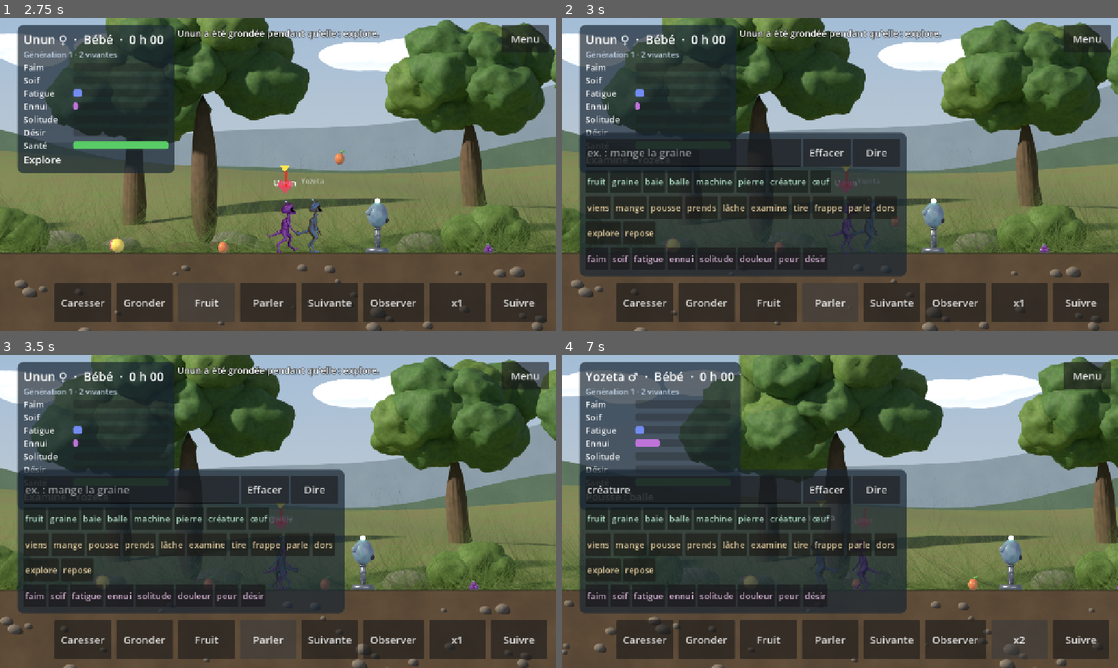
Above: before the commit, frames 1-4 (two rows, left to right).
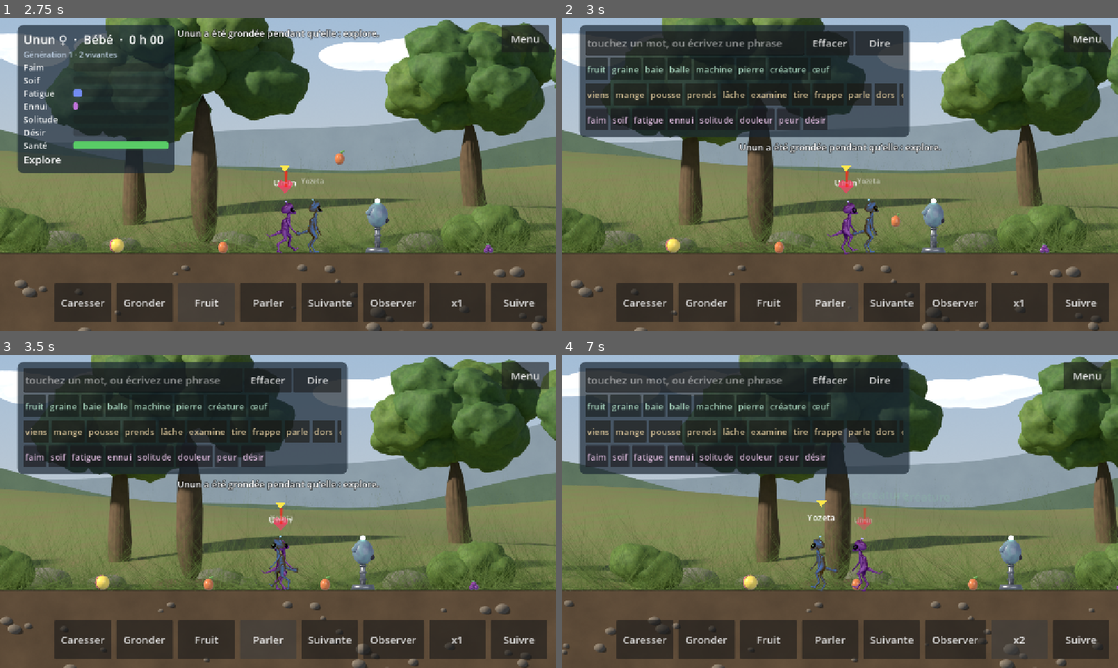
Above: after the commit, the same moments.

Repository: Ankool29/crealife
Game: Godot game, scene res://scenes/main.tscn
The game is run twice, just before and just after one commit, with the same random seed, the same clock (stepped at 60 frames per second) and the same inputs.
Inputs:
- Up to frame 1 (2.75 s): click "Caresser" at 0.5 s; click "Gronder" at 1.25 s; click "Fruit" at 2 s
- Up to frame 2 (3 s): click "Parler" at 2.75 s
- Up to frame 3 (3.5 s): no input
- Up to frame 4 (7 s): click "Effacer" at 3.5 s; click "Dire" at 4.25 s; click "créature" at 5 s; click "Suivante" at 5.75 s; click "x1" at 6.5 s

Frame 1 is identical in both runs. In frame 2, 37% of the frame differs, in the area x 3-69%, y 2-83%; in frame 3, 37%; in frame 4, 38%, in the area x 3-63%, y 2-83%.

Commit message:
Langage plus facile à enseigner : mots dits d'un toucher, montrer un objet, « + mot » quand elle apprend, bandeau compact
Co-Authored-By: Claude Opus 5.5 <noreply@anthropic.com>
Claude-Session: https://claude.ai/code/session_01MAppfGnRnr8qw2kENJWVLu

Diff:
--- a/src/main.gd
+++ b/src/main.gd
@@ -182,6 +182,14 @@
 		if d < 110.0 * v.creature.body_size() and d < best_d:
 			best_d = d
 			best = v
+	# Panneau « Parler » ouvert : toucher un objet ou une autre créature la lui montre
+	if hud.speech_open() and _selected():
+		var thing := _thing_at(world_pos, best)
+		if thing != null:
+			_selected().show_thing(thing)
+			_event_text = _selected().last_event
+			_event_timer = 0.0
+			return
 	if best == null:
 		world.drop_food(world_pos.x)
 	elif best.creature.uid == _selected_uid:
@@ -189,6 +197,27 @@
 	else:
 		_selected_uid = best.creature.uid
 		_follow = true
+
+
+## Objet ou créature (autre que la sélectionnée) le plus proche du doigt.
+func _thing_at(world_pos: Vector2, _unused: CreatureView) -> Object:
+	var best: Object = null
+	var best_d := 90.0
+	for o in world.objects:
+		if o.holder != null:
+			continue
+		var d := world_pos.distance_to(Vector2(o.x, -o.h - 25.0))
+		if d < best_d:
+			best_d = d
+			best = o
+	for v in _views.values():
+		if v.creature.uid == _selected_uid or not v.creature.alive:
+			continue
+		var d: float = world_pos.distance_to(v.body_center()) * 1.3   # les objets, plus petits, passent avant
+		if d < best_d:
+			best_d = d
+			best = v.creature
+	return best
 
 
 # ---------------------------------------------------------- sauvegarde --
--- a/src/sim/brain/brain.gd
+++ b/src/sim/brain/brain.gd
@@ -151,6 +151,8 @@
 		var s := 0.3 * vision[c] + attn_bias[c] + rng.randfn(0.0, _attn_noise)
 		if lang:
 			s += 2.0 * lang.heard_noun[c] * lang.heard_strength()
+			if lang.shown_left > 0.0 and lang.shown_category == c:
+				s += 3.0       # on lui montre cet objet : elle le regarde
 		for d in DRIVE_COUNT:
 			s += attn_w[d * _cats + c] * drives[d]
 		if s > best:
--- a/src/sim/brain/language.gd
+++ b/src/sim/brain/language.gd
@@ -35,6 +35,8 @@
 const LETTERS := "aeioubdglmnpst"
 const HEARD_TIME := 12.0      # durée pendant laquelle un ordre reste « en tête »
 const SAY_TIME := 4.0
+const SHOW_TIME := 15.0       # durée pendant laquelle elle regarde l'objet montré
+const PROGRESS_TIME := 2.5
 
 var nouns := PackedFloat32Array()     # une par catégorie d'objet
 var verbs := PackedFloat32Array()     # une par verbe
@@ -50,6 +52,13 @@
 var speech_left := 0.0
 ## Mots entendus en dernier (affichage « a entendu : ... »).
 var last_heard := ""
+## Objet montré par le joueur : elle le regarde pendant SHOW_TIME.
+var shown_category := -1
+var shown_object: Object = null
+var shown_left := 0.0
+## Mots qui viennent de progresser (« + fruit ») et durée d'affichage.
+var progress_text := ""
+var progress_left := 0.0
 
 var learning := 0.25
 var talk := 0.5
@@ -148,22 +157,30 @@
 ## closeness : 1 pour la créature à qui l'on parle, moins pour les voisines.
 func hear(text: String, brain: Brain, closeness: float) -> Array:
 	var found := []
+	var said := []
 	for raw in text.replace(",", " ").replace("!", " ").replace("?", " ").replace(".", " ").split(" ", false):
 		var c := classify(raw)
 		if c[1] >= 0:
 			found.append(c)
+			said.append(raw.to_lower())
 	last_heard = text.strip_edges()
 	if found.is_empty():
 		return found
 	heard_noun.fill(0.0)
 	heard_verb.fill(0.0)
 	_heard_left = HEARD_TIME
-	for c in found:
+	var gained: Array[String] = []
+	for n in found.size():
+		var c: Array = found[n]
 		var i: int = c[1]
+		var before := knowledge(c[0], i)
 		match c[0]:
 			"nom":
-				# Apprendre : elle regarde l'objet, ou il est tout près d'elle.
-				var look := 1.0 if brain.attention == i else 0.6 * brain.vision[i]
+				# Apprendre : elle regarde l'objet (ou on le lui montre),
+				# sinon un peu s'il est tout près d'elle.
+				var look := 0.6 * brain.vision[i]
+				if brain.attention == i or (shown_left > 0.0 and shown_category == i):
+					look = 1.0
 				learn("nom", i, look * closeness)
 				heard_noun[i] = nouns[i] * closeness
 			"verbe":
@@ -173,7 +190,19 @@
 			"besoin":
 				if brain.drives[i] > 0.4:
 					learn("besoin", i, brain.drives[i] * closeness)
+		if knowledge(c[0], i) > before + 0.005:
+			gained.append("+ " + said[n])
+	if not gained.is_empty():
+		progress_text = "  ".join(gained)
+		progress_left = PROGRESS_TIME
 	return found
+
+
+## Le joueur lui montre un objet (ou une autre créature).
+func show(obj: Object, category: int) -> void:
+	shown_object = obj
+	shown_category = category
+	shown_left = SHOW_TIME
 
 
 func tick(dt: float) -> void:
@@ -182,6 +211,13 @@
 		if _heard_left <= 0.0:
 			heard_noun.fill(0.0)
 			heard_verb.fill(0.0)
+	if shown_left > 0.0:
+		shown_left -= dt
+		if shown_left <= 0.0:
+			shown_object = null
+			shown_category = -1
+	if progress_left > 0.0:
+		progress_left -= dt
 	if speech_left > 0.0:
 		speech_left -= dt
 		if speech_left <= 0.0:
--- a/src/sim/creature_sim.gd
+++ b/src/sim/creature_sim.gd
@@ -254,7 +254,10 @@
 	allowed[Verb.DORMIR] = level("Fatigue") >= MIN_FATIGUE_TO_SLEEP
 	allowed[Verb.ACCOUPLER] = stage == Lifecycle.Stage.ADULT
 	var v := brain.decide(rng, allowed)
-	if brain.attention == ObjectCatalog.categories.find("créature"):
+	if language.shown_left > 0.0 and brain.attention == language.shown_category \
+			and language.shown_object != null and _shown_valid(world):
+		target = language.shown_object
+	elif brain.attention == ObjectCatalog.categories.find("créature"):
 		target = _nearest_creature(world)
 	else:
 		target = _nearest(world, brain.attention) if brain.attention >= 0 else null
@@ -424,6 +427,28 @@
 		language.say([["verbe", brain.verb], ["nom", brain.attention]])
 
 
+## Le joueur lui montre un objet ou une créature : elle se tourne vers lui
+## et le regarde un moment (le temps de lui en dire le nom).
+func show_thing(obj: Object) -> void:
+	if not alive or is_asleep() or obj == self:
+		return
+	var cat: int = ObjectCatalog.categories.find("créature") if obj is CreatureSim else obj.category
+	if cat < 0:
+		return
+	language.show(obj, cat)
+	facing = signf(obj.x - x) if absf(obj.x - x) > 1.0 else facing
+	_action_time = minf(_action_time, 0.3)
+	last_event = "Vous montrez %s à %s." % [
+		obj.creature_name if obj is CreatureSim else ObjectCatalog.label_of(obj.type_name).to_lower(), creature_name]
+
+
+func _shown_valid(world: WorldSim) -> bool:
+	var o := language.shown_object
+	if o is CreatureSim:
+		return o.alive and o in world.creatures
+	return o in world.objects and o.holder == null
+
+
 ## Le joueur (ou une autre créature) lui parle. closeness : 1 si c'est à elle
 ## qu'on s'adresse, moins pour celles qui entendent de loin.
 func hear(text: String, closeness: float) -> Array:
--- a/src/ui/hud.gd
+++ b/src/ui/hud.gd
@@ -33,6 +33,7 @@
 var _speech_panel: PanelContainer
 var _speech_line: LineEdit
 var _menu_button: Button
+var _state_panel: PanelContainer
 
 ## Mots proposés sous forme de boutons (on peut aussi taper la phrase).
 const CHIPS := [
@@ -55,6 +56,7 @@
 	var panel := _panel()
 	panel.position = Vector2(MARGIN, 16)
 	root.add_child(panel)
+	_state_panel = panel
 	var box := VBoxContainer.new()
 	box.mouse_filter = Control.MOUSE_FILTER_IGNORE
 	box.add_theme_constant_override("separation", 2)
@@ -152,38 +154,41 @@
 	_speech_panel = _panel()
 	_speech_panel.mouse_filter = Control.MOUSE_FILTER_STOP
 	_speech_panel.visible = false
-	_speech_panel.anchor_left = 0.0
-	_speech_panel.anchor_right = 0.62
-	_speech_panel.anchor_top = 1.0
-	_speech_panel.anchor_bottom = 1.0
-	_speech_panel.offset_left = MARGIN
-	_speech_panel.offset_bottom = -126
-	_speech_panel.grow_vertical = Control.GROW_DIRECTION_BEGIN
+	# Bandeau compact en haut à gauche : le décor reste visible et touchable
+	# en dessous (toucher un objet le montre à la créature).
+	_speech_panel.position = Vector2(MARGIN, 16)
+	_speech_panel.custom_minimum_size = Vector2(760, 0)
 	root.add_child(_speech_panel)
 	var box := VBoxContainer.new()
-	box.add_theme_constant_override("separation", 8)
+	box.add_theme_constant_override("separation", 6)
 	_speech_panel.add_child(box)
 	var row := HBoxContainer.new()
 	box.add_child(row)
 	_speech_line = LineEdit.new()
-	_speech_line.placeholder_text = "ex. : mange la graine"
+	_speech_line.placeholder_text = "touchez un mot, ou écrivez une phrase"
 	_speech_line.size_flags_horizontal = Control.SIZE_EXPAND_FILL
-	_speech_line.custom_minimum_size = Vector2(0, 64)
+	_speech_line.custom_minimum_size = Vector2(0, 56)
 	_speech_line.text_submitted.connect(func(_t: String) -> void: _send_speech())
 	row.add_child(_speech_line)
 	for pair in [["Effacer", func() -> void: _speech_line.text = ""], ["Dire", _send_speech]]:
 		var b := Button.new()
 		b.text = pair[0]
-		b.custom_minimum_size = Vector2(110, 64)
+		b.custom_minimum_size = Vector2(110, 56)
 		b.focus_mode = Control.FOCUS_NONE
 		b.pressed.connect(pair[1])
 		row.add_child(b)
 	var colors := [Color(0.75, 0.95, 0.85), Color(1.0, 0.9, 0.7), Color(0.95, 0.8, 0.95)]
 	for g in CHIPS.size():
-		var flow := HFlowContainer.new()
-		flow.add_theme_constant_override("h_separation", 6)
-		flow.add_theme_constant_override("v_separation", 6)
-		box.add_child(flow)
+		# une ligne de mots par groupe, qui défile du doigt si elle dépasse
+		var scroll := ScrollContainer.new()
+		scroll.vertical_scroll_mode = ScrollContainer.SCROLL_MODE_DISABLED
+		scroll.horizontal_scroll_mode = ScrollContainer.SCROLL_MODE_SHOW_NEVER
+		scroll.scroll_deadzone = 12
+		scroll.custom_minimum_size = Vector2(0, 52)
+		box.add_child(scroll)
+		var flow := HBoxContainer.new()
+		flow.add_theme_constant_override("separation", 6)
+		scroll.add_child(flow)
 		for w in CHIPS[g]:
 			var chip := Button.new()
 			chip.text = w
@@ -191,8 +196,7 @@
 			chip.custom_minimum_size = Vector2(0, 52)
 			chip.add_theme_font_size_override("font_size", 20)
 			chip.modulate = colors[g]
-			chip.pressed.connect(func() -> void:
-				_speech_line.text = (_speech_line.text + " " + w).strip_edges())
+			chip.pressed.connect(func() -> void: say_pressed.emit(w))   # dit tout de suite
 			flow.add_child(chip)
 
 
@@ -245,6 +249,10 @@
 	menu.pressed.connect(func() -> void: dim.visible = true)
 
 
+func speech_open() -> bool:
+	return _speech_panel.visible
+
+
 func _send_speech() -> void:
 	var t := _speech_line.text.strip_edges()
 	if t != "":
@@ -278,6 +286,8 @@
 	observe.creature = c
 	observe.world = world
 	_menu_button.visible = not observe.visible     # sinon il cache le bouton de fermeture
+	_state_panel.visible = not _speech_panel.visible
+	_event_label.position.y = 282 if _speech_panel.visible else 20
 	_event_label.text = event_text
 	_speed_button.text = "x%d" % int(sim_speed)
 	_follow_button.modulate = Color.WHITE if following else Color(1, 1, 1, 0.5)
--- a/src/view/creature_view.gd
+++ b/src/view/creature_view.gd
@@ -115,6 +115,19 @@
 		draw_string(font, Vector2(20, -230) * sz, "?!", HORIZONTAL_ALIGNMENT_LEFT, -1, 34, Color(1, 1, 1, 0.95))
 	if c.alive and c.language.speech != "":
 		_draw_bubble(Vector2(0, top - (52 if selected else 22)), c.language.speech, font)
+	var L := c.language
+	if c.alive and L.progress_left > 0.0:
+		var rise := (Language.PROGRESS_TIME - L.progress_left) * 25.0
+		draw_string(font, Vector2(70, top + 10 - rise), L.progress_text,     # à droite du nom
+			HORIZONTAL_ALIGNMENT_LEFT, -1, 26, Color(0.55, 1.0, 0.6, minf(1.0, L.progress_left)))
+	if selected and c.alive and L.shown_left > 0.0 and L.shown_object != null:
+		# flèche au-dessus de ce qu'on lui montre
+		var o = L.shown_object
+		var tip := Vector2(o.x - c.x, (-o.h - 60.0) if o is WorldObject else -230.0 * o.body_size())
+		tip.y -= 8.0 * sin(_t * 6.0)
+		var col := Color(1, 0.9, 0.3, minf(1.0, L.shown_left))
+		draw_colored_polygon(PackedVector2Array([tip, tip + Vector2(-16, -22), tip + Vector2(16, -22)]), col)
+		draw_rect(Rect2(tip + Vector2(-6, -48), Vector2(12, 28)), col)
 	var reward := c.level("Récompense")
 	if reward > 0.05:
 		_draw_heart(Vector2(0, -250) * sz, Color(0.95, 0.25, 0.4, minf(reward, 1.0)))
